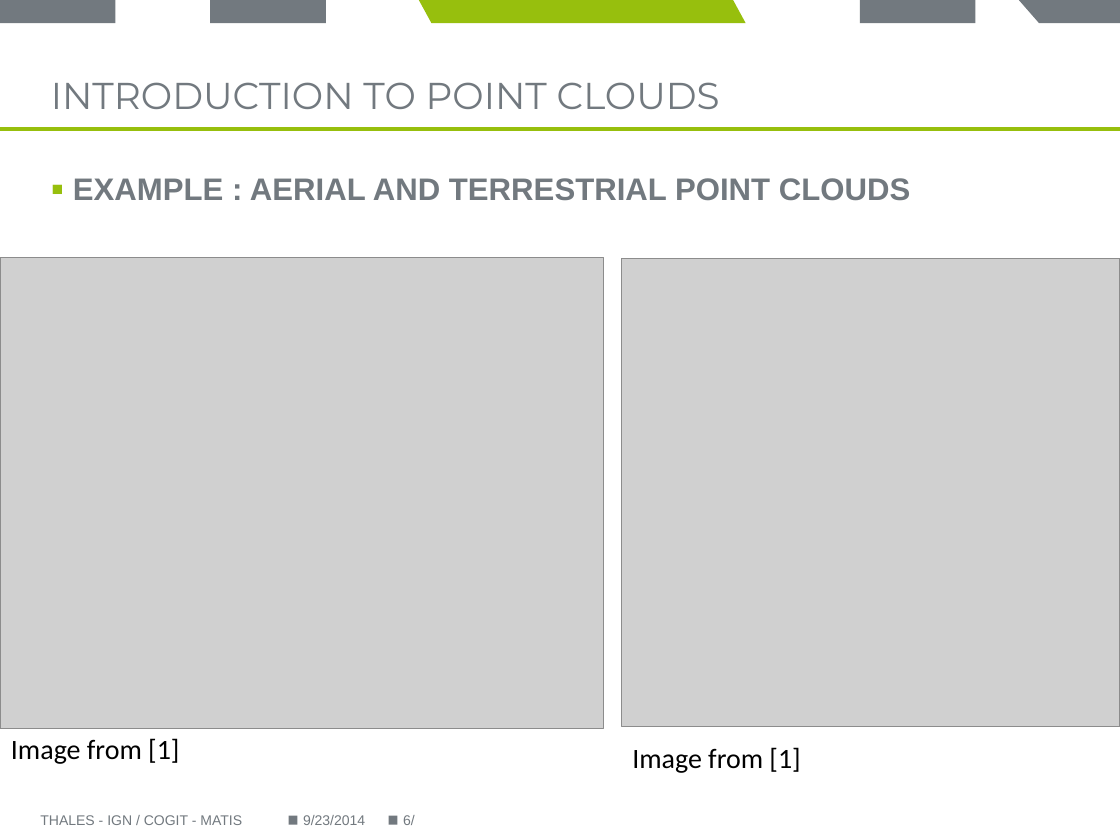
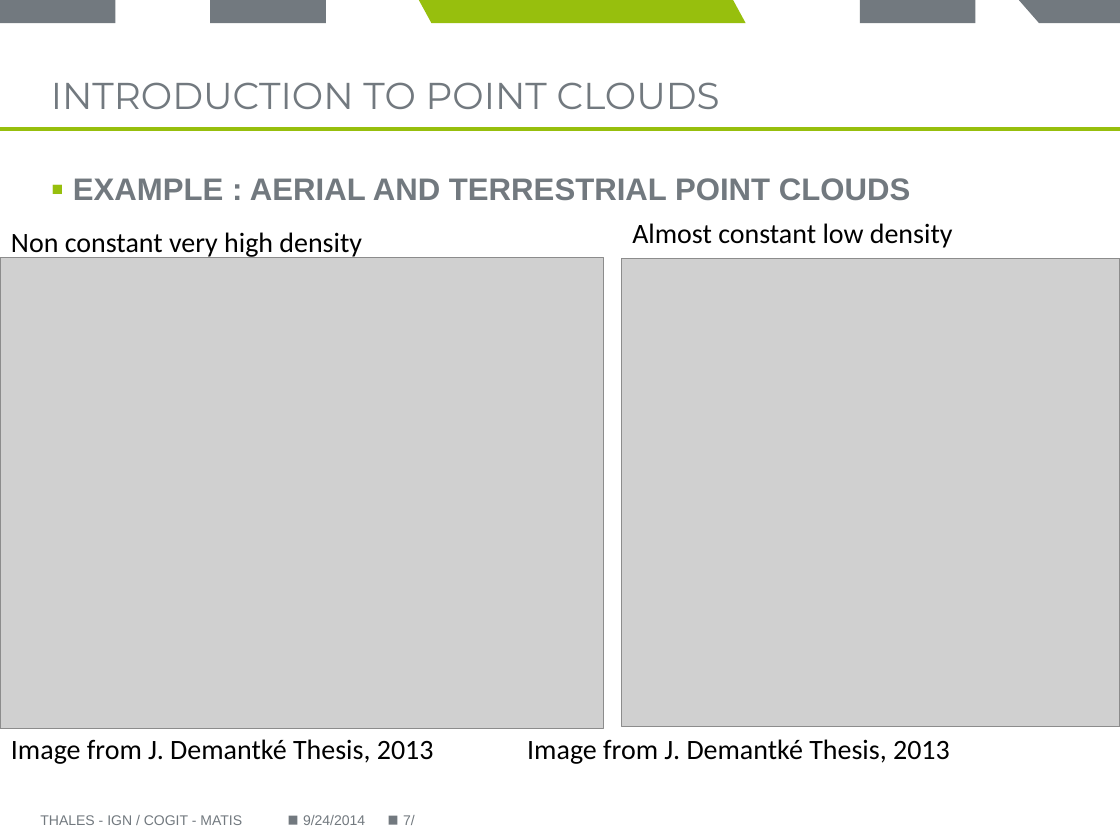
Before and after one commit to Remi-C/Postgres_Day_2014_10_RemiC, a slide deck: slide 7 of presentation/presentation_RCura.pptx (slide 6 before the commit). Drawn at 1120x840 pixels with LibreOffice and Linux fonts; fonts in the diff are those of the drawing; grey boxes stand for pictures; background and template pictures are left out. Boxes give left, top, right and bottom in pixels: in the first picture for what was removed or moved away, otherwise in the second. Text is boxed around its words. In the diff, an @@ line names an element or a change of style, - is before the commit and + after.

```diff
--- a/presentation/presentation_RCura.pptx
+++ b/presentation/presentation_RCura.pptx
@@ text added at box(11, 232, 362, 259), 18 pt, text #000000 @@
+Non constant very high density
@@ text added at box(632, 223, 953, 248), 18 pt, text #000000 @@
+Almost constant low density
@@ text at box(11, 739, 434, 764): text changed @@
-Image from [1]
+Image from J. Demantké Thesis, 2013
@@ text at box(527, 739, 950, 764): text changed @@
-Image from [1]
+Image from J. Demantké Thesis, 2013
@@ text at box(303, 815, 365, 825): text changed @@
-9/23/2014
+9/24/2014
@@ page number at box(403, 815, 415, 825): text changed @@
-6/
+7/
```
Also in this commit, not shown: 7 other slides changed, 2 slides added.
